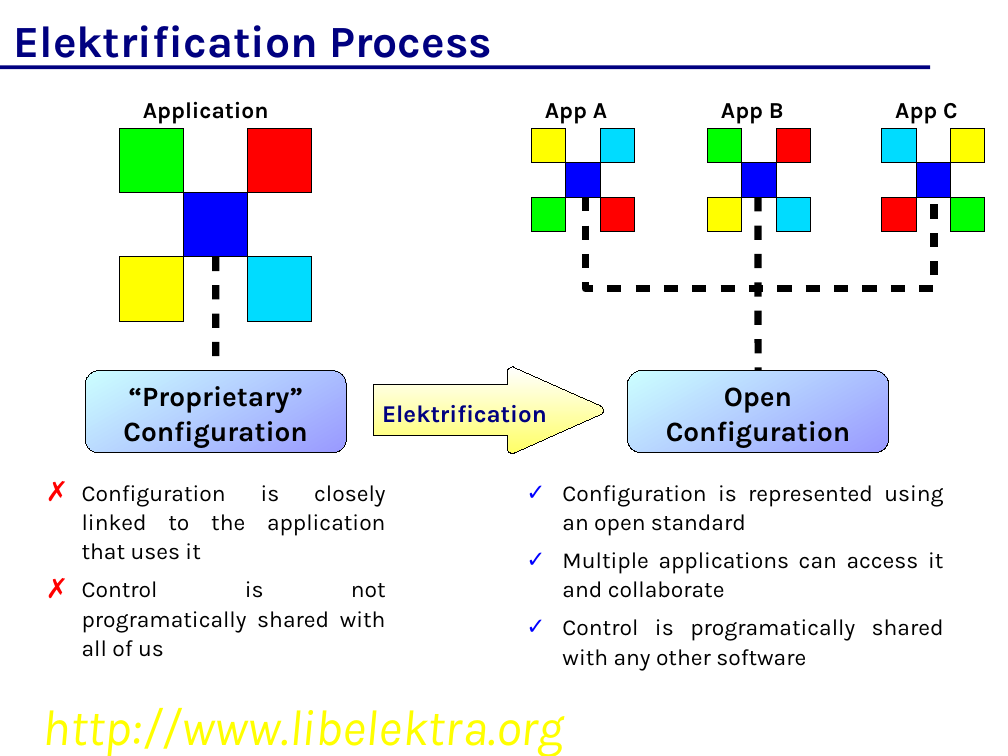
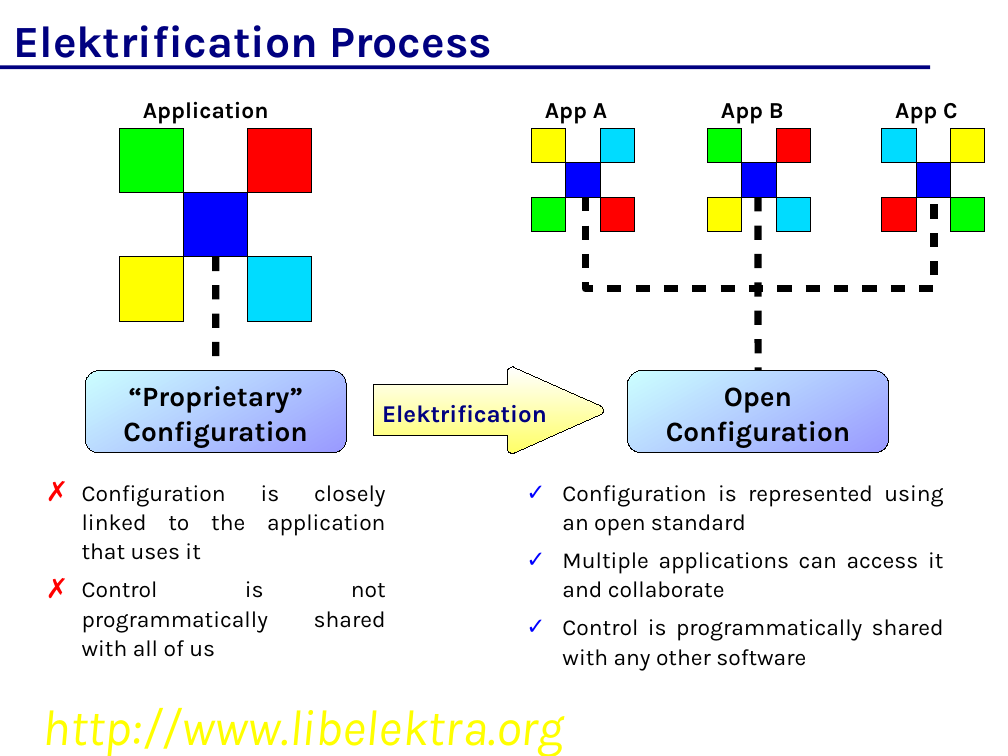
Before and after one commit to ElektraInitiative/libelektra, a slide deck: slide 4 of doc/elektra.odp. Drawn at 1008x756 pixels with LibreOffice and Linux fonts; fonts in the diff are those of the drawing; background and template pictures are left out. Boxes give left, top, right and bottom in pixels: in the first picture for what was removed or moved away, otherwise in the second. Text is boxed around its words. In the diff, an @@ line names an element or a change of style, - is before the commit and + after.

```diff
--- a/doc/elektra.odp
+++ b/doc/elektra.odp
@@ text at [82, 581, 268, 657]: text changed @@
-✗ Control is not programatically shared with all of us
+✗ Control is not programmatically shared with all of us
@@ text at [562, 619, 944, 671]: text changed @@
-✓ Control is programatically shared with any other software
+✓ Control is programmatically shared with any other software
```
Also in this commit, not shown: 3 other slides changed.
